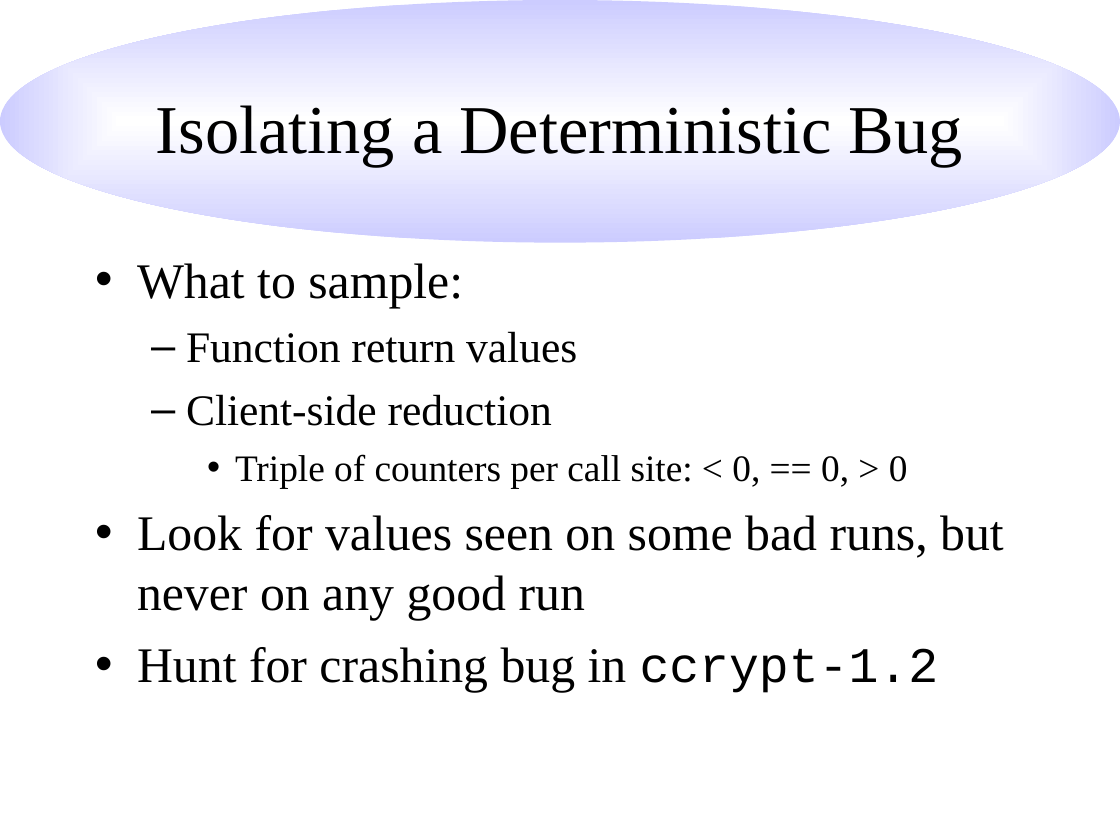
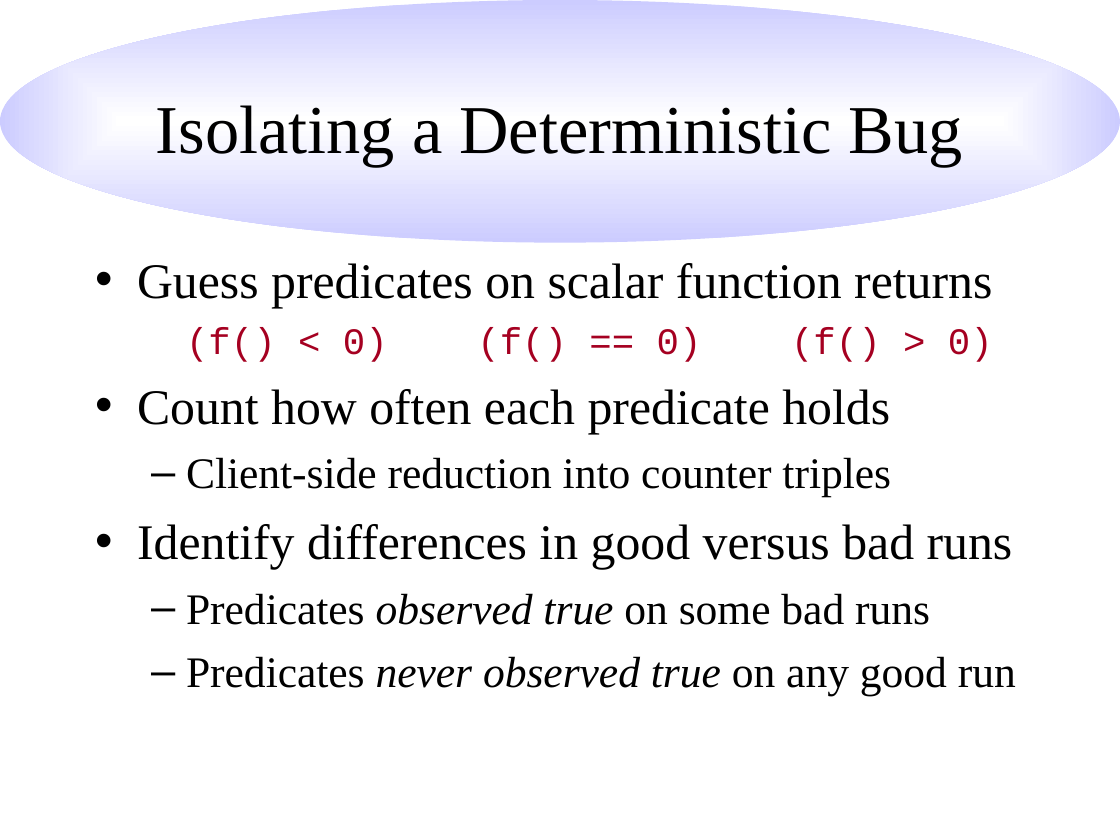
Before and after one commit to hlim1/sampler, a slide deck: slide 13 of paper/pldi.ppt (slide 7 before the commit). Drawn at 1120x840 pixels with LibreOffice and Linux fonts; fonts in the diff are those of the drawing. Boxes give left, top, right and bottom in pixels: in the first picture for what was removed or moved away, otherwise in the second. Text is boxed around its words. In the diff, an @@ line names an element or a change of style, - is before the commit and + after.

```diff
--- a/paper/pldi.ppt
+++ b/paper/pldi.ppt
@@ text at <box>137,263,1016,696</box>: text changed; size 32 to 28 pt @@
-• What to sample:
-  – Function return values
-  – Client-side reduction
-    • Triple of counters per call site: < 0, == 0, > 0
-• Look for values seen on some bad runs, but never on any good run
-• Hunt for crashing bug in ccrypt-1.2
+• Guess predicates on scalar function returns
+  (f() < 0) (f() == 0) (f() > 0)
+• Count how often each predicate holds
+  – Client-side reduction into counter triples
+• Identify differences in good versus bad runs
+  – Predicates observed true on some bad runs
+  – Predicates never observed true on any good run
```
Also in this commit, not shown: 8 other slides changed, 15 slides added, 2 slides removed.
